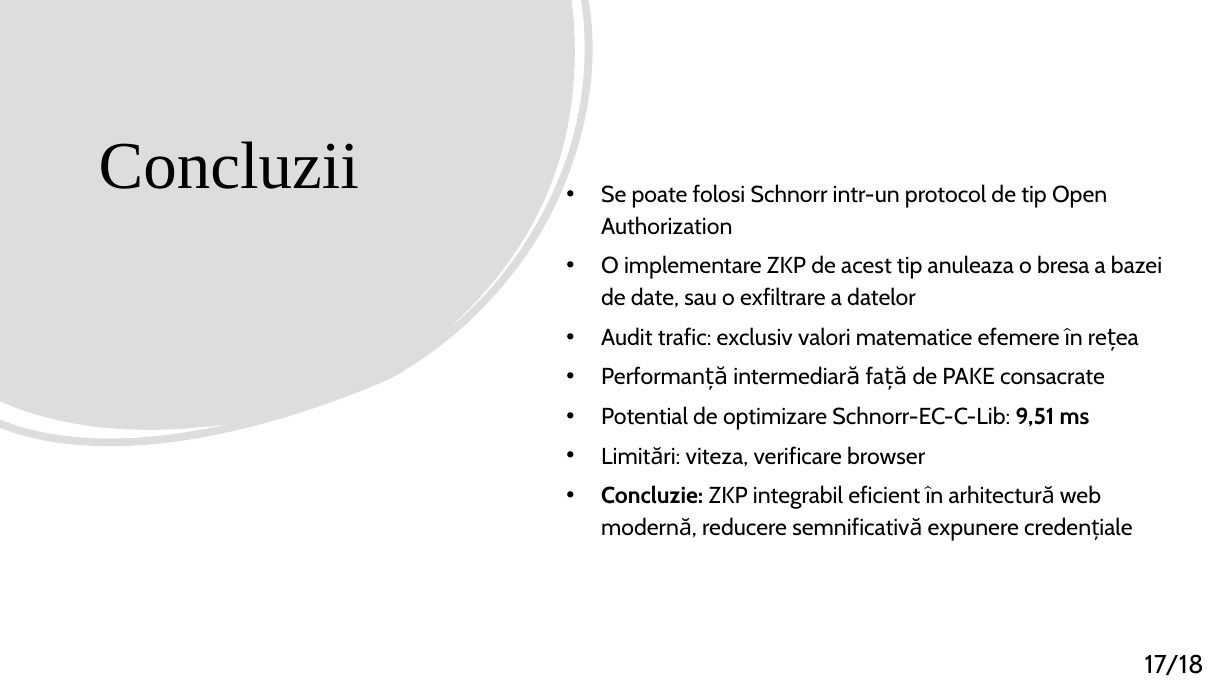
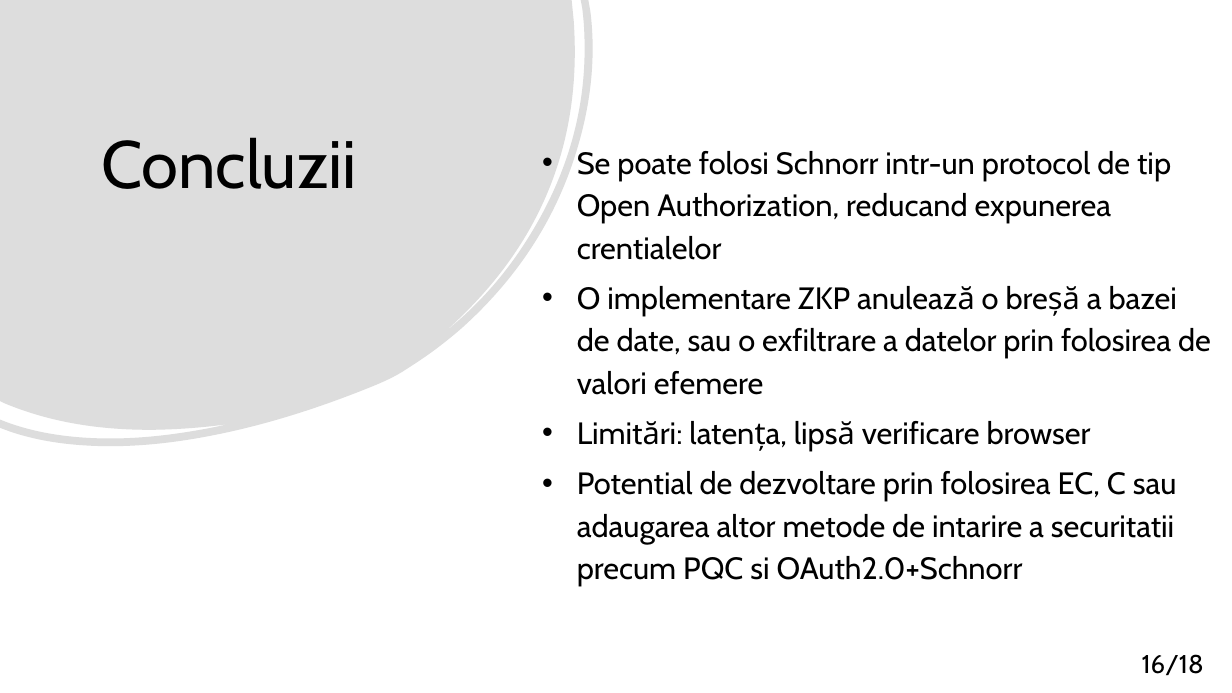
Before and after one commit to matei-rares-a/acas, a slide deck: slide 16 of docs/prezentare/current_draft/disertatie_matei_rares_prezentare_main.pptx (slide 17 before the commit). Drawn at 1232x693 pixels with LibreOffice and Linux fonts; fonts in the diff are those of the drawing. Boxes give left, top, right and bottom in pixels: in the first picture for what was removed or moved away, otherwise in the second. Text is boxed around its words. In the diff, an @@ line names an element or a change of style, - is before the commit and + after.

```diff
--- a/docs/prezentare/current_draft/disertatie_matei_rares_prezentare_main.pptx
+++ b/docs/prezentare/current_draft/disertatie_matei_rares_prezentare_main.pptx
@@ title "Concluzii" at [101,137,357,189]: font Times New Roman to Cabin @@
@@ text at [577,151,1211,586]: text changed; size 18 to 24 pt @@
-• Se poate folosi Schnorr intr-un protocol de tip Open Authorization
-• O implementare ZKP de acest tip anuleaza o bresa a bazei de date, sau o exfiltrare a datelor
-• Audit trafic: exclusiv valori matematice efemere în rețea
-• Performanță intermediară față de PAKE consacrate
-• Potential de optimizare Schnorr-EC-C-Lib: 9,51 ms
-• Limitări: viteza, verificare browser
-• Concluzie: ZKP integrabil eficient în arhitectură web modernă, reducere semnificativă expunere credențiale
+• Se poate folosi Schnorr intr-un protocol de tip Open Authorization, reducand expunerea crentialelor
+• O implementare ZKP anulează o breșă a bazei de date, sau o exfiltrare a datelor prin folosirea de valori efemere
+• Limitări: latența, lipsă verificare browser
+• Potential de dezvoltare prin folosirea EC, C sau adaugarea altor metode de intarire a securitatii precum PQC si OAuth2.0+Schnorr
@@ text at [1142,654,1204,676]: text changed @@
-17/18
+16/18
```
Also in this commit, not shown: 11 other slides changed, 1 slide removed, 3 other files.
